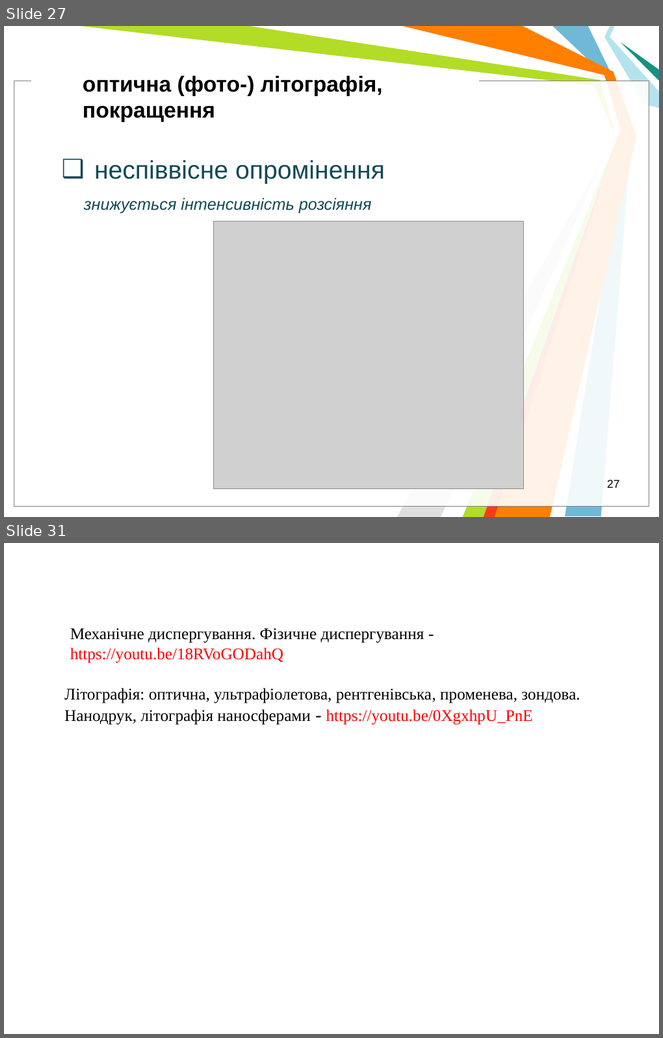
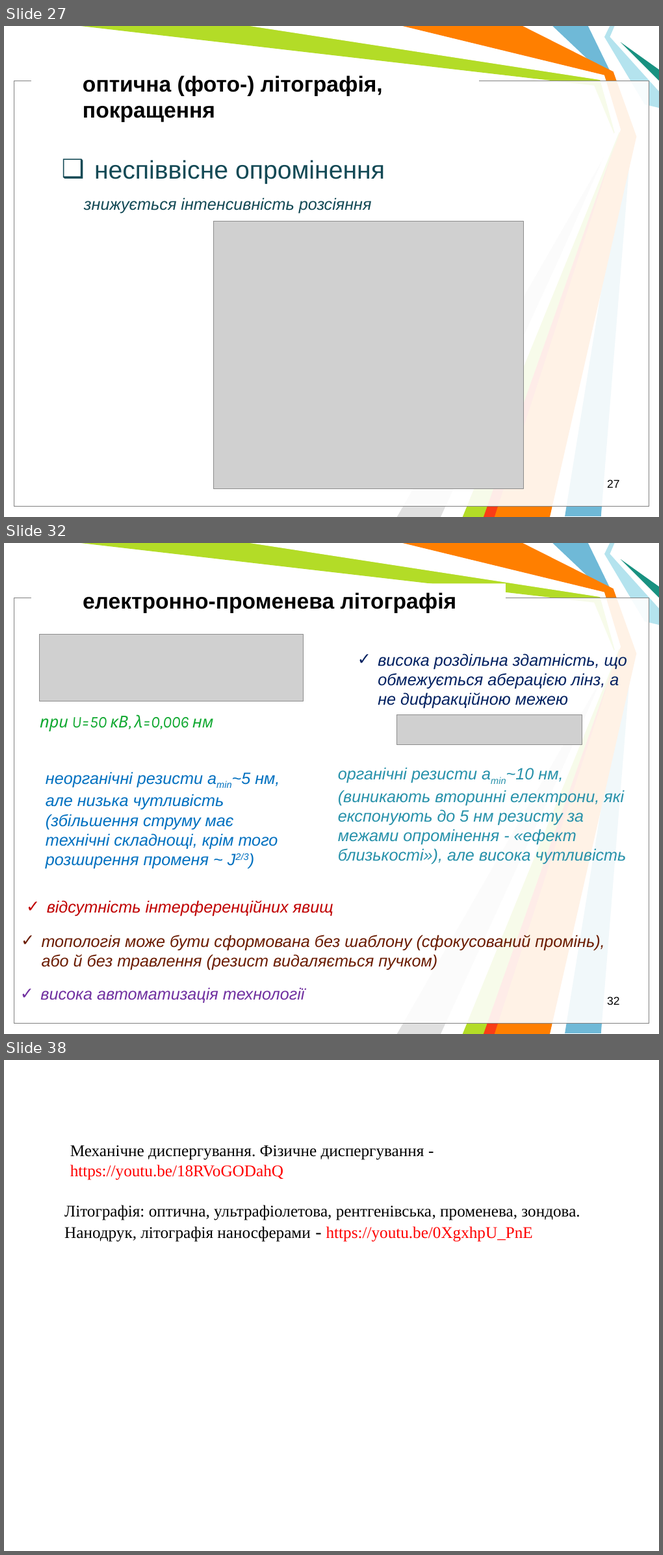
Before and after one commit to l432/NMK, a slide deck: Lecture/nanoSystem/2021_22/Present/OsnFizNanoV2.ppt. Shown one above the other, each under a label of ours: slides 27 and 31 before the commit, slides 27, 32 and 38 after it; the slides between them are not shown. The pictures are 663x1038 and 663x1555 pixels, drawn with LibreOffice and Linux fonts; fonts in the diff are those of the drawing; grey boxes stand for pictures; background and template pictures are left out. Boxes give left, top, right and bottom in pixels: in the first picture for what was removed or moved away, otherwise in the second. Text is boxed around its words. In the diff, an @@ line names an element or a change of style, - is before the commit and + after.

```diff
--- a/Lecture/nanoSystem/2021_22/Present/OsnFizNanoV2.ppt
+++ b/Lecture/nanoSystem/2021_22/Present/OsnFizNanoV2.ppt
@@ slide 32 added at [4,543,659,1034], background #FFFFFF; not listed: 11 template elements that a slide beside it also shows @@
@@ text added at [83,592,457,613], 24 pt, text #000000, bold @@
+електронно-променева літографія
@@ picture added at [39,634,304,701] @@
@@ text added at [378,653,627,709], 18 pt, text #002060, italic @@
+✓ висока роздільна здатність, що обмежується аберацією лінз, а не дифракційною межею
@@ text added at [40,715,214,731], 18 pt, text #12A932, italic @@
+при U=50 кВ, λ=0,006 нм
@@ picture added at [397,715,582,745] @@
@@ text added at [46,772,280,869], 18 pt, text #0070C0, italic @@
+неорганічні резисти amin~5 нм, але низька чутливість (збільшення струму має технічні складнощі, крім того
+розширення променя ~ J2/3)
@@ text added at [338,767,627,865], 18 pt, text #2791AA, italic @@
+органічні резисти amin~10 нм, (виникають вторинні електрони, які експонують до 5 нм резисту за межами опромінення - «ефект близькості»), але висока чутливість
@@ text added at [47,901,334,917], 18 pt, text #C00000, italic @@
+✓ відсутність інтерференційних явищ
@@ text added at [42,935,605,971], 18 pt, text #6A1B00, italic @@
+✓ топологія може бути сформована без шаблону (сфокусований промінь), або й без травлення (резист видаляється пучком)
@@ text added at [40,988,305,1003], 18 pt, text #7030A0, italic @@
+✓ висока автоматизація технології
@@ page number added at [607,997,620,1005], 12.5 pt, text #000000 @@
+32
@@ what was slide 31 is now slide 38 @@
```
Also in this commit, not shown: 3 slides changed, 8 other slides added, 2 slides removed.
